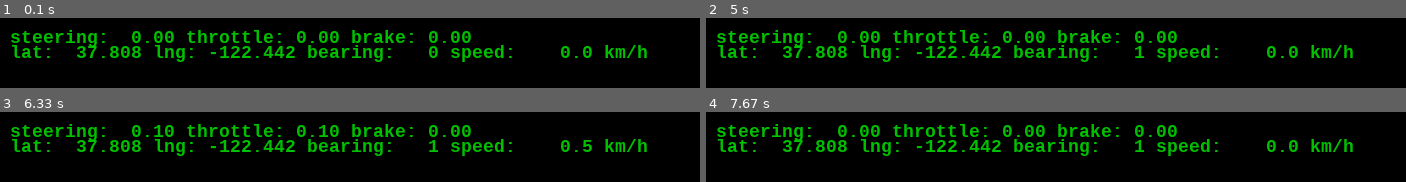
Above: before the commit, frames 1-4 (two rows, left to right).
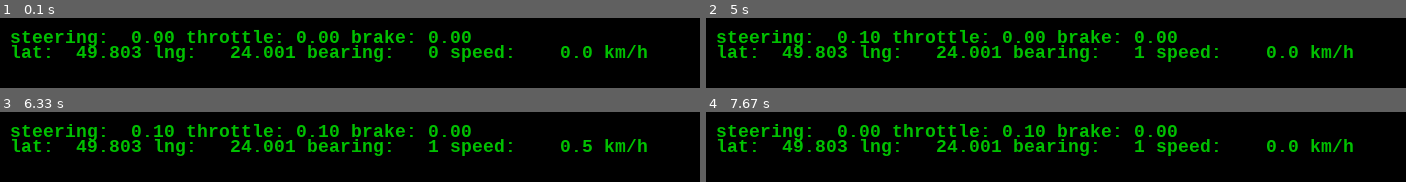
Above: after the commit, the same moments.

Repository: qvasic/repo1
Game: pygame game, started from ccp_srv/driver.py
Same seed, same stepped clock (60 frames per second), same inputs: the game is played once before the commit and once after it.
Inputs:
- Up to frame 1 (0.1 s): no input
- Up to frame 2 (5 s): hold Right 0.33-0.8 s; hold Up 0.83-1.13 s; hold Right 1.17-1.63 s; hold Left 1.67-2.2 s; hold Down 2.23-2.53 s; hold Left 2.57-2.97 s; hold Up 3-3.37 s; hold Right 3.4-4.03 s; hold Down 4.07-4.43 s; hold Left 4.47-4.93 s; hold Right from 4.97 s (still down)
- Up to frame 3 (6.33 s): release Right at 5.43 s; hold Up 5.47-5.77 s; hold Right 5.8-6.27 s; hold Left from 6.3 s (still down)
- Up to frame 4 (7.67 s): release Left at 6.83 s; hold Down 6.87-7.17 s; hold Left 7.2-7.6 s; hold Up from 7.63 s (still down)

The runs differ from the first frame. In frame 1, 1.2% of the frame differs, in the area x 10-43%, y 40-58%; in frame 2, 1.3%, in the area x 10-43%, y 18-58%; in frame 3, 1.2%; in frame 4, 1.3%.

Commit message:
changed refresh rate to 30 and added two starting locations: sf and lviv

Diff:
--- a/ccp_srv/driver.py
+++ b/ccp_srv/driver.py
@@ -107,14 +107,14 @@
         return round( self.joy.get_axis( 0 ), 2 )
 
     def get_throttle( self ):
-        axis3 = round( self.joy.get_axis( 3 ), 2 )
+        axis3 = round( self.joy.get_axis( 2 ), 2 )
         if axis3 < 0:
             return -axis3
         else:
             return 0
 
     def get_brake( self ):
-        axis3 = round( self.joy.get_axis( 3 ), 2 )
+        axis3 = round( self.joy.get_axis( 2 ), 2 )
         if axis3 > 0:
             return axis3
         else:
@@ -133,7 +133,7 @@
         def speed_ms_to_kmh( ms ):
             return ms*3600/1000
 
-        refresh_rate = 10
+        refresh_rate = 30
         ctrl_step_big = 0.05
         ctrl_step_sml = 0.01
 
@@ -148,8 +148,13 @@
         except RuntimeError:
             user_input = KeyboardInput( )
 
-        vehicle.lat = 37.807973
-        vehicle.lng = -122.442499
+        # san francisco
+        # vehicle.lat = 37.807973
+        # vehicle.lng = -122.442499
+
+        # lviv, naukova
+        vehicle.lat = 49.803076
+        vehicle.lng = 24.000658
 
         last_move_time = time.time( )
 
